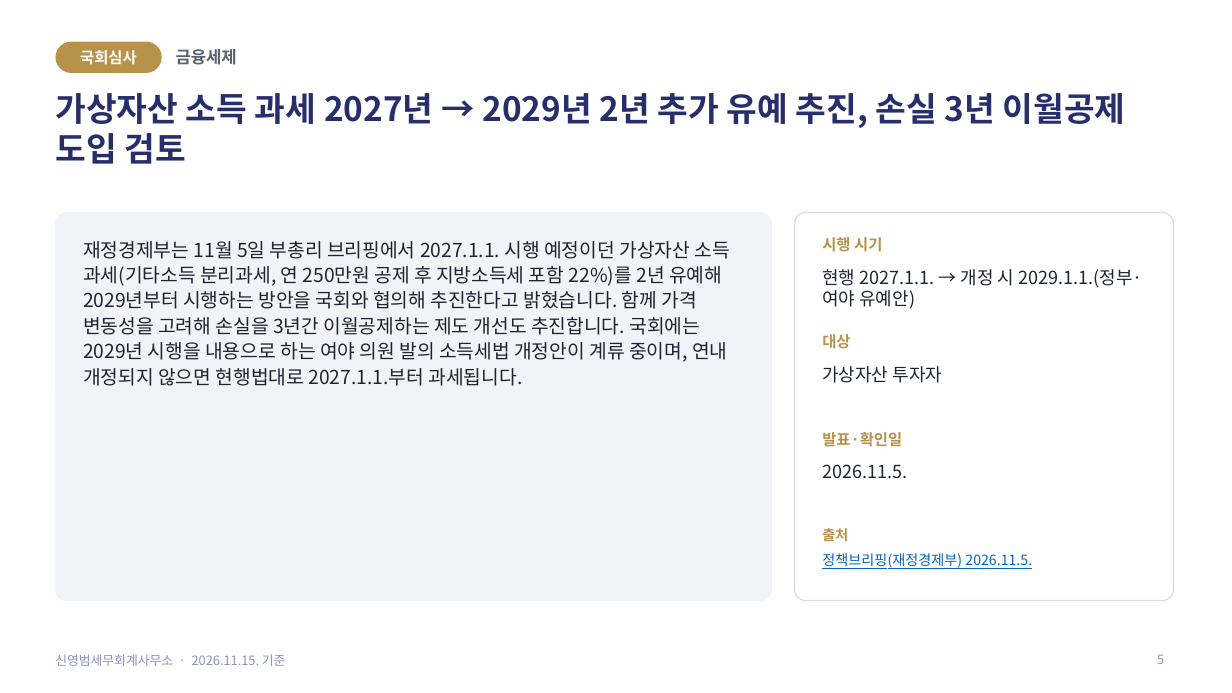
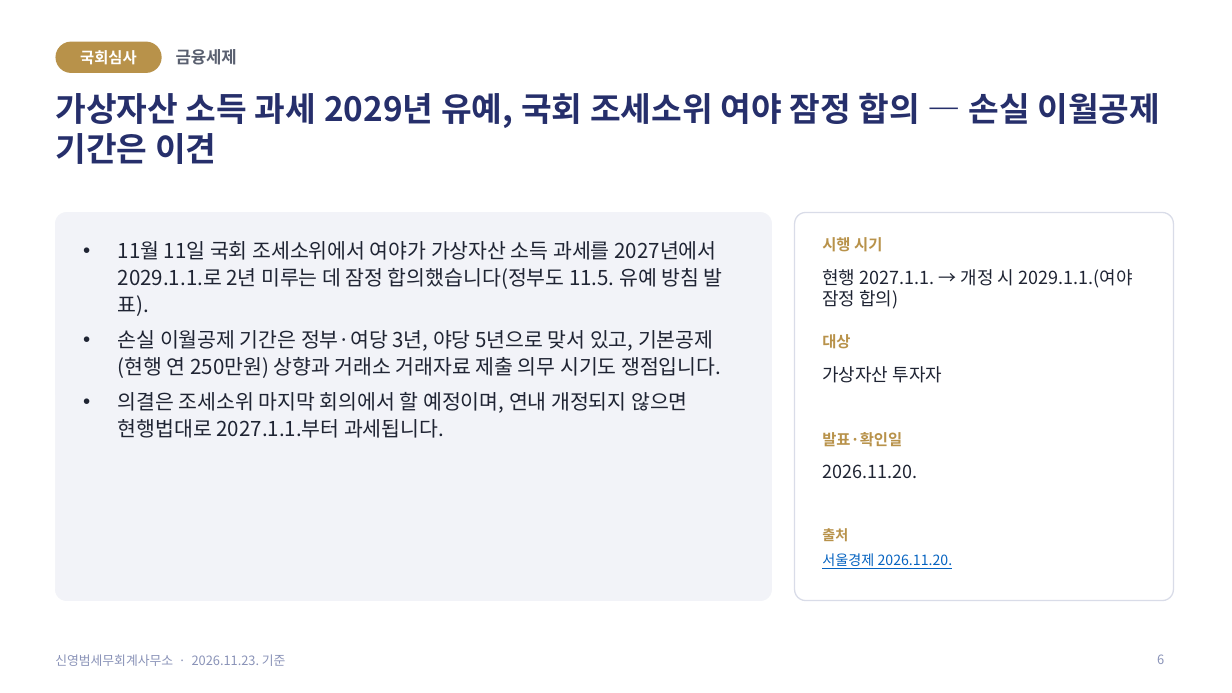
Before and after one commit to ctasyb-design/ctasyb-design.github.io, a slide deck: slide 6 of files/tax-law-update.pptx (slide 5 before the commit). Drawn at 1232x693 pixels with LibreOffice and Linux fonts; fonts in the diff are those of the drawing. Boxes give left, top, right and bottom in pixels: in the first picture for what was removed or moved away, otherwise in the second. Text is boxed around its words. In the diff, an @@ line names an element or a change of style, - is before the commit and + after.

```diff
--- a/files/tax-law-update.pptx
+++ b/files/tax-law-update.pptx
@@ text at (55, 93, 1160, 164): text changed @@
-가상자산 소득 과세 2027년 → 2029년 2년 추가 유예 추진, 손실 3년 이월공제 도입 검토
+가상자산 소득 과세 2029년 유예, 국회 조세소위 여야 잠정 합의 — 손실 이월공제 기간은 이견
@@ text at (118, 241, 723, 438): text changed; size 15 to 16 pt @@
-재정경제부는 11월 5일 부총리 브리핑에서 2027.1.1. 시행 예정이던 가상자산 소득 과세(기타소득 분리과세, 연 250만원 공제 후 지방소득세 포함 22%)를 2년 유예해 2029년부터 시행하는 방안을 국회와 협의해 추진한다고 밝혔습니다. 함께 가격 변동성을 고려해 손실을 3년간 이월공제하는 제도 개선도 추진합니다. 국회에는 2029년 시행을 내용으로 하는 여야 의원 발의 소득세법 개정안이 계류 중이며, 연내 개정되지 않으면 현행법대로 2027.1.1.부터 과세됩니다.
+• 11월 11일 국회 조세소위에서 여야가 가상자산 소득 과세를 2027년에서 2029.1.1.로 2년 미루는 데 잠정 합의했습니다(정부도 11.5. 유예 방침 발표).
+• 손실 이월공제 기간은 정부·여당 3년, 야당 5년으로 맞서 있고, 기본공제(현행 연 250만원) 상향과 거래소 거래자료 제출 의무 시기도 쟁점입니다.
+• 의결은 조세소위 마지막 회의에서 할 예정이며, 연내 개정되지 않으면 현행법대로 2027.1.1.부터 과세됩니다.
@@ text at (822, 269, 1132, 309): text changed @@
-현행 2027.1.1. → 개정 시 2029.1.1.(정부·여야 유예안)
+현행 2027.1.1. → 개정 시 2029.1.1.(여야 잠정 합의)
@@ text at (822, 464, 917, 478): text changed @@
-2026.11.5.
+2026.11.20.
@@ text at (822, 553, 953, 569): text changed @@
-정책브리핑(재정경제부) 2026.11.5.
+서울경제 2026.11.20.
@@ text at (55, 654, 286, 666): text changed @@
-신영범세무회계사무소 · 2026.11.15. 기준
+신영범세무회계사무소 · 2026.11.23. 기준
@@ page number at (1157, 654, 1164, 664): text changed @@
-5
+6
```
Also in this commit, not shown: 24 other slides changed, 2 slides added.
